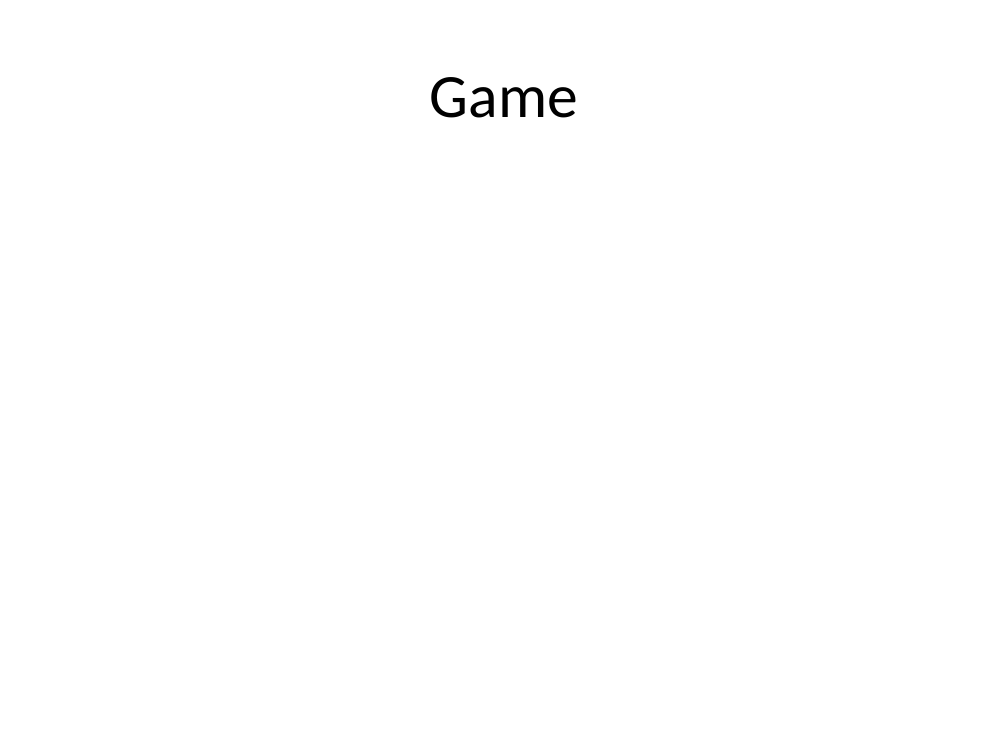
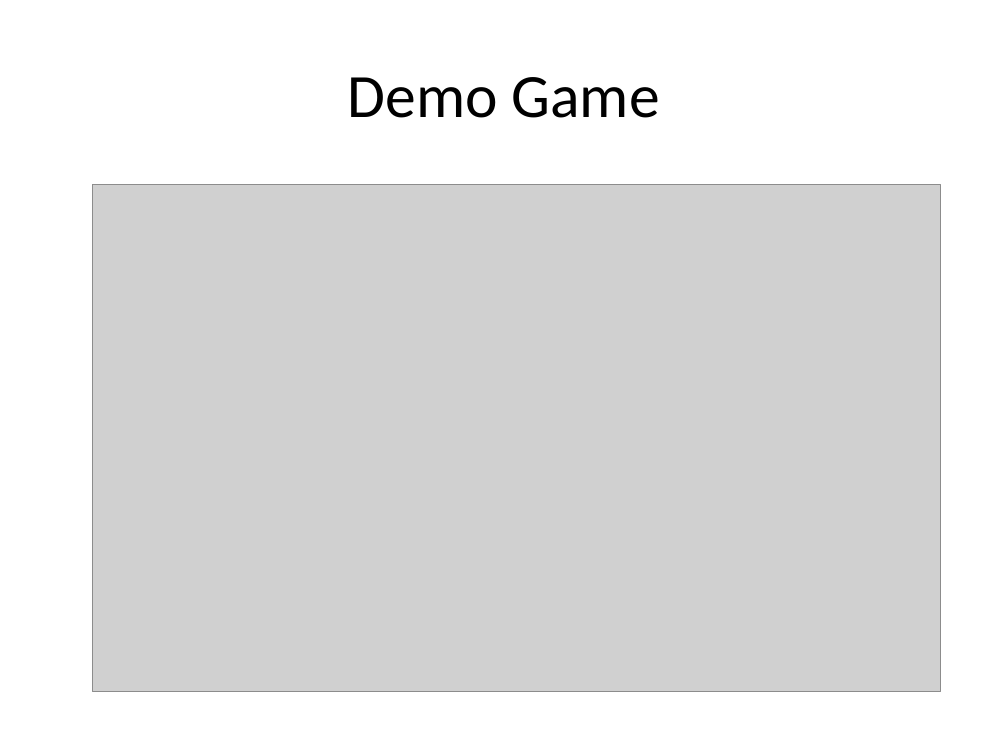
Before and after one commit to Xwin28/Programming_Game, a slide deck: slide 7 of RELEASE and DESIGN/Design/IdealGame.pptx. Drawn at 1008x756 pixels with LibreOffice and Linux fonts; fonts in the diff are those of the drawing; grey boxes stand for pictures. Boxes give left, top, right and bottom in pixels: in the first picture for what was removed or moved away, otherwise in the second. Text is boxed around its words. In the diff, an @@ line names an element or a change of style, - is before the commit and + after.

```diff
--- a/RELEASE and DESIGN/Design/IdealGame.pptx
+++ b/RELEASE and DESIGN/Design/IdealGame.pptx
@@ title at <box>348,77,660,118</box>: text changed @@
-Game
+Demo Game
@@ picture added at <box>93,184,941,691</box> @@
```
Also in this commit, not shown: 1 other slide changed, 3 slides added, 10 other files.
